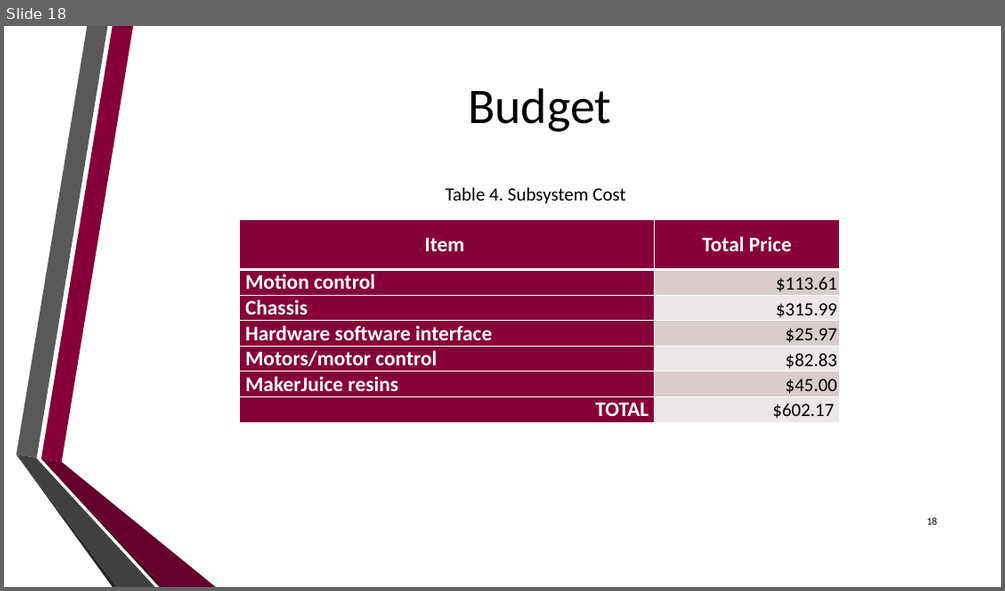
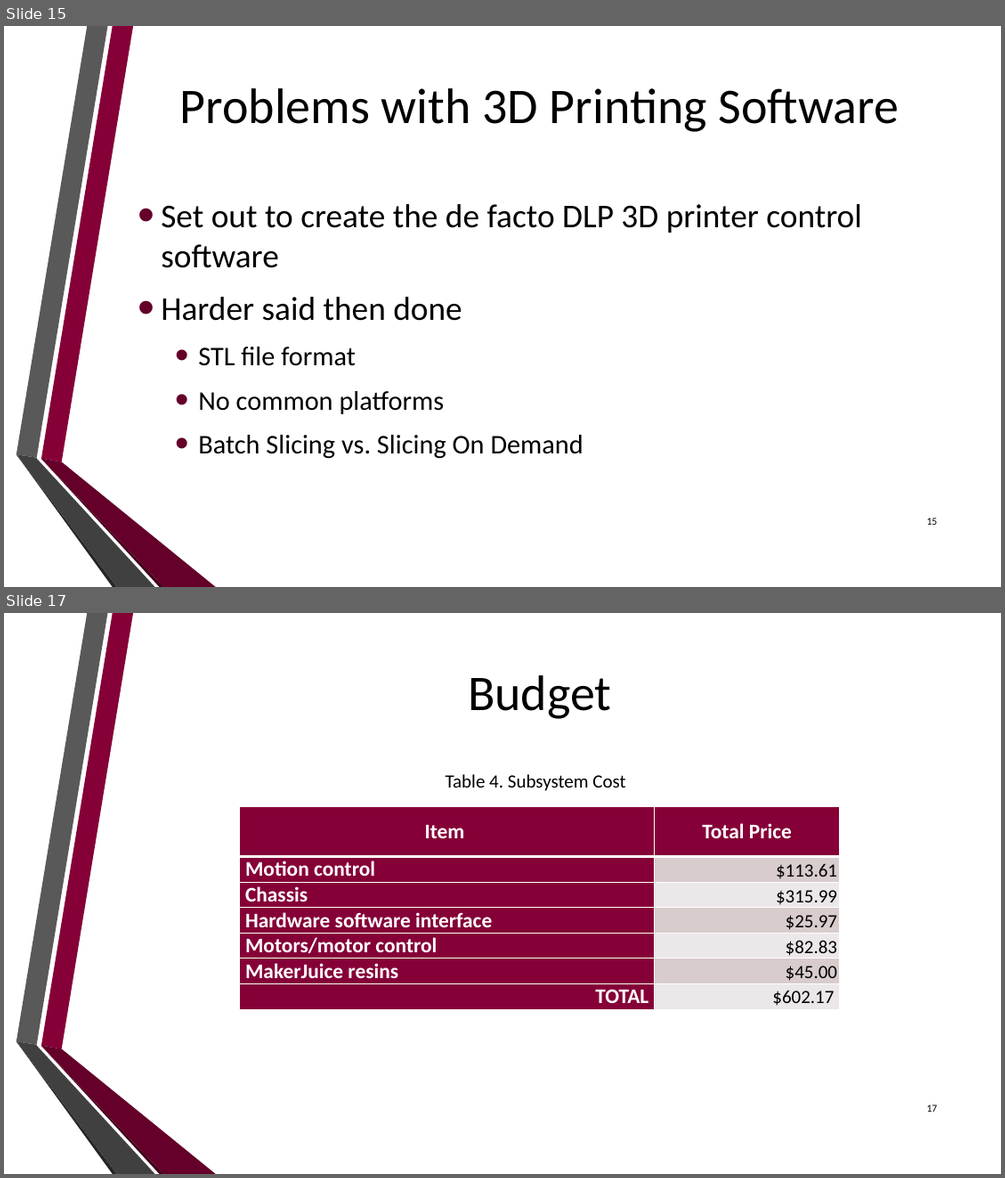
Before and after one commit to dan-olsen/SeniorDesign, a slide deck: Presentations/DesignPres/DesignPres-75.pptx. Shown one above the other, each under a label of ours: slide 18 before the commit, slides 15 and 17 after it; the slides between them are not shown. The pictures are 1005x591 and 1005x1178 pixels, drawn with LibreOffice and Linux fonts; fonts in the diff are those of the drawing; background and template pictures are left out. Boxes give left, top, right and bottom in pixels: in the first picture for what was removed or moved away, otherwise in the second. Text is boxed around its words. In the diff, an @@ line names an element or a change of style, - is before the commit and + after.

```diff
--- a/Presentations/DesignPres/DesignPres-75.pptx
+++ b/Presentations/DesignPres/DesignPres-75.pptx
@@ slide 15 added at [4, 26, 1001, 587], background picture (left out); not listed: 6 template elements that a slide beside it also shows @@
@@ title added at [180, 88, 898, 132], 48 pt, text #000000 @@
+Problems with 3D Printing Software
@@ text added at [161, 204, 862, 459], 32 pt, text #000000 @@
+• Set out to create the de facto DLP 3D printer control software
+• Harder said then done
+  • STL file format
+  • No common platforms
+  • Batch Slicing vs. Slicing On Demand
@@ page number added at [927, 517, 938, 524], 10 pt, text #000000 @@
+15
@@ what was slide 18 is now slide 17 @@
@@ page number at [927, 1104, 938, 1111]: text changed @@
-18
+17
```
Also in this commit, not shown: 2 slides changed, 3 other slides added, 6 slides removed.
